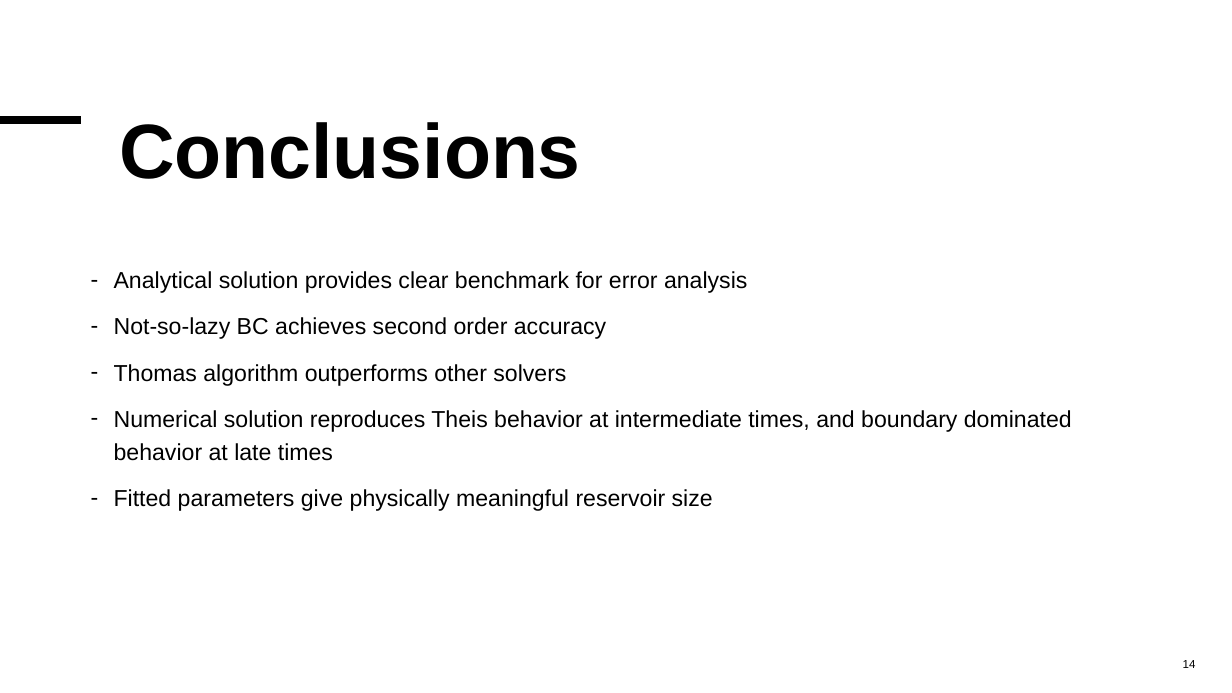
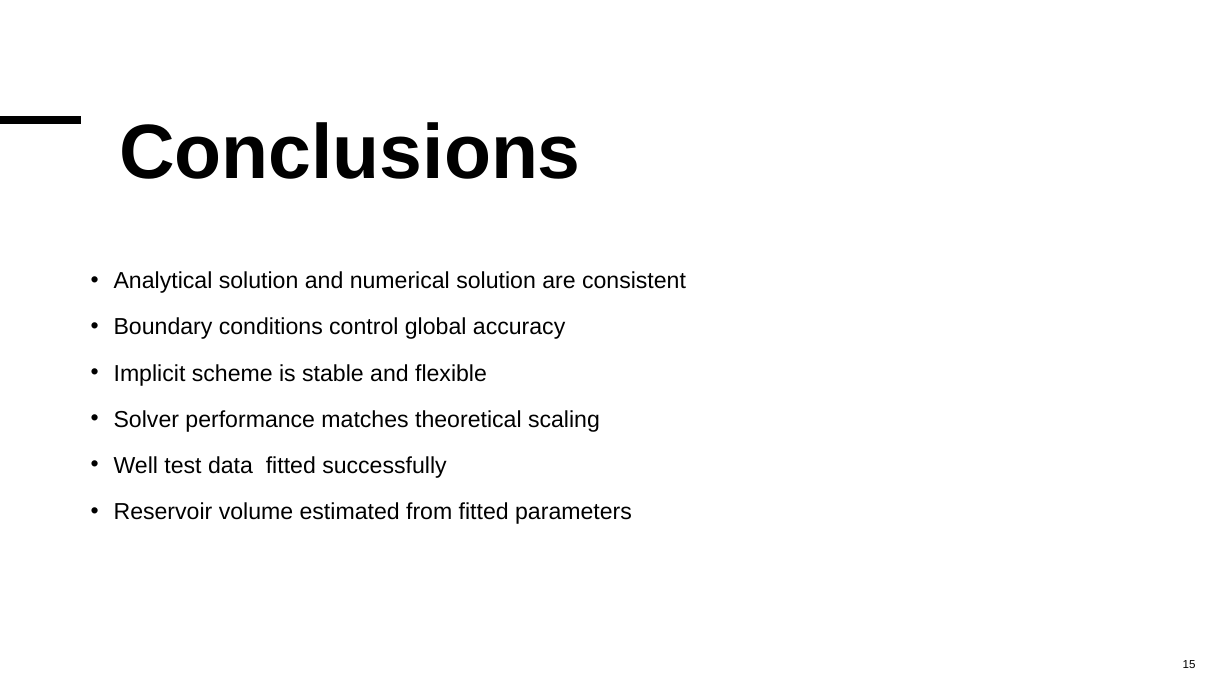
Before and after one commit to MalleBallen/Torgrim-og-Malvin-Gruppeprosjekt, a slide deck: slide 15 of project2/Project 2 Can you hear a reservoir.pptx (slide 14 before the commit). Drawn at 1232x693 pixels with LibreOffice and Linux fonts; fonts in the diff are those of the drawing. Boxes give left, top, right and bottom in pixels: in the first picture for what was removed or moved away, otherwise in the second. Text is boxed around its words. In the diff, an @@ line names an element or a change of style, - is before the commit and + after.

```diff
--- a/project2/Project 2 Can you hear a reservoir.pptx
+++ b/project2/Project 2 Can you hear a reservoir.pptx
@@ text at bbox=[114, 271, 686, 524]: text changed @@
-– Analytical solution provides clear benchmark for error analysis
-– Not-so-lazy BC achieves second order accuracy
-– Thomas algorithm outperforms other solvers
-– Numerical solution reproduces Theis behavior at intermediate times, and boundary dominated behavior at late times
-– Fitted parameters give physically meaningful reservoir size
+• Analytical solution and numerical solution are consistent
+• Boundary conditions control global accuracy
+• Implicit scheme is stable and flexible
+• Solver performance matches theoretical scaling
+• Well test data fitted successfully
+• Reservoir volume estimated from fitted parameters
@@ page number at bbox=[1183, 660, 1196, 668]: text changed @@
-14
+15
```
Also in this commit, not shown: 10 other slides changed, 1 slide added.
